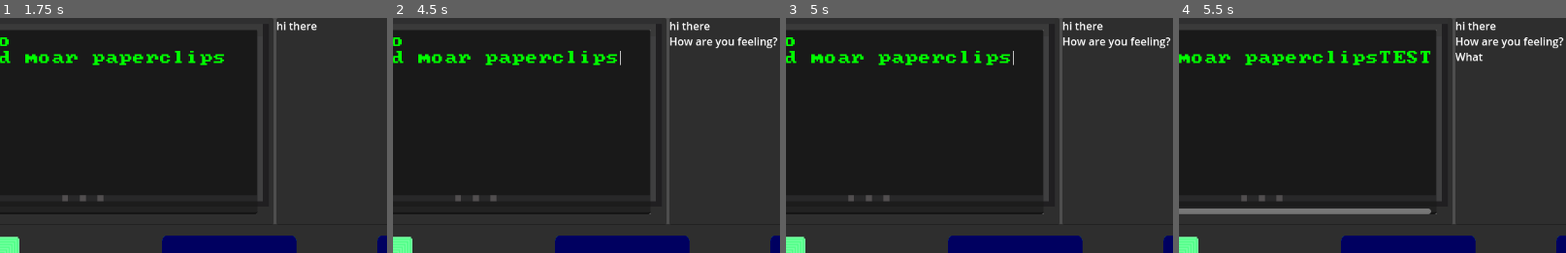
Above: before the commit, frames 1-4 (left to right).
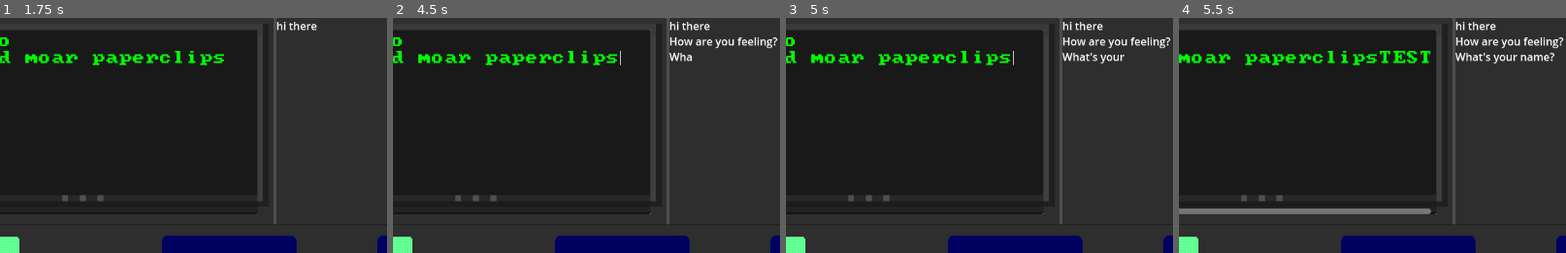
Above: after the commit, the same moments.

Repository: drakin769/GameJam2024
Game: Godot game, scene res://ui/userInterface.tscn
The game is run twice, just before and just after one commit, with the same random seed, the same clock (stepped at 60 frames per second) and the same inputs.
Inputs (mouse positions are % of the whole screen's width and height, from its top left):
- Up to frame 1 (1.75 s): tap Enter at 0.5 s; move the mouse to (75, 22) at 0.52 s; press the mouse at (75, 22) at 0.53 s; tap Space at 1.25 s; move the mouse to (9, 50) at 1.27 s; release the mouse at (9, 50) at 1.28 s; click (9, 50) at 1.35 s
- Up to frame 2 (4.5 s): move the mouse to (9, 60) at 2.02 s; press the mouse at (9, 60) at 2.03 s; move the mouse to (9, 70) at 2.77 s; release the mouse at (9, 70) at 2.78 s; click (9, 70) at 2.85 s; tap Enter at 3.5 s; move the mouse to (9, 80) at 3.52 s; press the mouse at (9, 80) at 3.53 s; tap Space at 4.25 s; move the mouse to (20, 35) at 4.27 s; release the mouse at (20, 35) at 4.28 s; click (20, 35) at 4.35 s
- Up to frame 3 (5 s): no input
- Up to frame 4 (5.5 s): type "TEST" at 5 s
The pictures show only the part of the screen within x 15-64%, y 0-50%; the shares and areas given below are measured in that part.

Frame 1 is identical in both runs. In frame 2, 0.1% of the frame differs, in the area x 71-78%, y 14-19%; in frame 3, 0.3%; in frame 4, 0.3%, in the area x 78-97%, y 14-20%.

Commit message:
added more text handling! and signals!

Diff:
--- a/global.gd
+++ b/global.gd
@@ -1,3 +1,16 @@
 extends Node
 var is_dragging = false
 var border = Vector2(0,0)
+
+## Will add a new line of text to Dot matrix component.
+## To add multiple lines, call this multiple times.
+signal dot_matrix_add_text(new_text: String)
+func add_text_to_dot_matrix(new_text: String):
+	print("triger global text add")
+	dot_matrix_add_text.emit(new_text)
+
+## Will nuke all text from Dot matrix component.
+signal dot_matrix_nuke_text()
+func nuke_dot_matrix():
+	print("triger global text add")
+	dot_matrix_nuke_text.emit()
--- a/instruction.gd
+++ b/instruction.gd
@@ -12,6 +12,7 @@
 var snap_to_location
 var in_slot = false
 var slot
+
 func _on_area_2d_mouse_entered():
 	if not global.is_dragging:
 		able_to_be_held = true
@@ -30,6 +31,7 @@
 func _process(delta):
 	if able_to_be_held:
 		if Input.is_action_just_pressed("click"):
+			global.add_text_to_dot_matrix("I just clicked the thingy!")
 			offset = get_global_mouse_position() - global_position
 			global.is_dragging = true
 			z_index = 99
@@ -39,6 +41,7 @@
 			global.is_dragging = false
 			z_index = 1
 			if slot != null:
+				global.nuke_dot_matrix()
 				slot.instructions.append(self)
 				print(slot.instructions.size())
 			if slot != null and slot.instructions.size()>1:
--- a/ui/rich_text_label.gd
+++ b/ui/rich_text_label.gd
@@ -1,61 +1,115 @@
 extends RichTextLabel
 
 @onready var paper_text: RichTextLabel = %PaperText
+var text_queue: Array = []
 var length_letters = 0
 var lock_write = false
+var seconds_between_text_lines = 1
+var TextEndtimer = SceneTreeTimer
+var cancel_writing = false
 
 # Called when the node enters the scene tree for the first time.
 func _ready() -> void:
-	display_written_text("hi there", true)
-	await get_tree().create_timer(2).timeout
-	display_written_text("How are you feeling?", true, 0.05)
-	await get_tree().create_timer(3).timeout
-	display_written_text("What's your name?", true)
-	await get_tree().create_timer(5).timeout
-	display_written_text("???", true)
-	await get_tree().create_timer(4).timeout
-	display_written_text("WELLL????", true, 0.03)
-	await get_tree().create_timer(1).timeout
-	display_written_text("😡😡😡🤬🤬🤬", true, 0.01)
-	await get_tree().create_timer(4).timeout
-	display_written_text("🤡", true, 0.01)
-	#paper_text.visible_characters = 0
-	#paper_text.text = "yollo"
-#
-	#var typing_speed = 0.1
-	#var letters: int = paper_text.text.length()
-#
-	#print("letters",letters)
-	#for letter in letters:
-		#await get_tree().create_timer(typing_speed).timeout
-		#print(letter)
-		#paper_text.visible_characters = letter+1
+	global.connect("dot_matrix_add_text", _on_add_text_from_signal)
+	global.connect("dot_matrix_nuke_text", _on_nuke_all_text)
+	_add_text_to_queue("hi there")
+	_add_text_to_queue("How are you feeling?", 0.05)
+	_add_text_to_queue("What's your name?",0.05)
+	_add_text_to_queue("WELLL????", 0.03)
+	_add_text_to_queue("😡😡😡🤬🤬🤬", 0.01)
+	_add_text_to_queue("🤡", 0.01)
+	_add_text_to_queue("???")
 	pass # Replace with function body.
 
-func display_written_text(text, animate: bool = false, typing_speed=0.1):
+func _on_add_text_from_signal(text: String):
+	print('attempting to add text')
+	_add_text_to_queue(text)
+	#display_written_text(text)
+	pass
+
+func _display_written_text(text, animate: bool = false, typing_speed=0.1):
+	if cancel_writing:
+		lock_write = false
+		print("cancel")
+		return
+
 	if lock_write:
-		print('oops')
+		push_error(
+			'Oops, looks like you were trying to write text to '
+			+ 'Dot Matrix, while the Dot matrix is already writing 😵‍💫'
+		)
 		return
+
 	lock_write = true
+
 	var length = paper_text.get_parsed_text().length();
 
+	# We first set visible characters to the existing text,
+	# in order to reveal the added text character-by-character
 	visible_characters = length
+
+	# built-in function that adds text to the label.
 	add_text(text)
 
-	length_letters = paper_text.text.length()
-	var newLength = paper_text.get_parsed_text().length()
+	if animate:
+		# get the characters of the text that will be animated for our loop
+		# and the new length; ie. (min, max)
+		var newLength = paper_text.get_parsed_text().length()
 
-	if animate:
 		for letter in range(length, newLength):
+			if cancel_writing:
+				lock_write = false
+				return
+
 			await get_tree().create_timer(typing_speed).timeout
+
 			paper_text.visible_characters = letter+1
 
+	# adding new line to ensure next text will be on a new line.
 	newline()
+
+	# ensure newline characters are "visible" otherwise future math will be wrong!
 	var finalLength = paper_text.get_parsed_text().length()
 	visible_characters = finalLength
+
+	# wait the given time, before we allow more text to be "written"
+	await get_tree().create_timer(seconds_between_text_lines).timeout
 	lock_write = false
 
+func _consume_from_text_queue():
+	if lock_write != true && !cancel_writing:
+		var text_object = text_queue.pop_back()
+		_display_written_text(text_object.text, true, text_object.typing_speed)
+
+func _add_text_to_queue(string: String, typing_speed: float = 0.1):
+	print("add_text")
+	# any new assignment to text, should cancel the cancel 👀
+	cancel_writing = false
+	if text_queue == null:
+		push_error("uh oh, text_queue isn't an array for some reason!")
+
+	text_queue.push_front(
+		{
+			"text": string,
+			"typing_speed": typing_speed
+		}
+	)
+
+func _on_nuke_all_text():
+	cancel_writing = true
+	paper_text.text = ""
+	text_queue.clear()
+	lock_write = false
 
 # Called every frame. 'delta' is the elapsed time since the previous frame.
 func _process(delta: float) -> void:
+	if !text_queue.is_empty():
+		_consume_from_text_queue()
 	pass
+
+
+class TextQueue:
+	var text_entries: Array[DotMatrixText] = []
+
+class DotMatrixText:
+	var yolo = "yolo"
--- a/ui/text.gd
+++ b/ui/text.gd
@@ -3,7 +3,6 @@
 
 # Called when the node enters the scene tree for the first time.
 func _ready() -> void:
-
 	pass # Replace with function body.
 
 
--- a/ui/userInterface.tscn
+++ b/ui/userInterface.tscn
@@ -69,11 +69,11 @@
 
 [node name="Timer" type="Timer" parent="HBoxContainer/consoleDisplay/MarginContainer/Text"]
 
-[node name="PaperDisplay" type="PanelContainer" parent="HBoxContainer"]
+[node name="DotMatrixPaperDisplay" type="PanelContainer" parent="HBoxContainer"]
 layout_mode = 2
 size_flags_horizontal = 3
 
-[node name="PaperText" type="RichTextLabel" parent="HBoxContainer/PaperDisplay"]
+[node name="PaperText" type="RichTextLabel" parent="HBoxContainer/DotMatrixPaperDisplay"]
 unique_name_in_owner = true
 layout_mode = 2
 scroll_following = true
